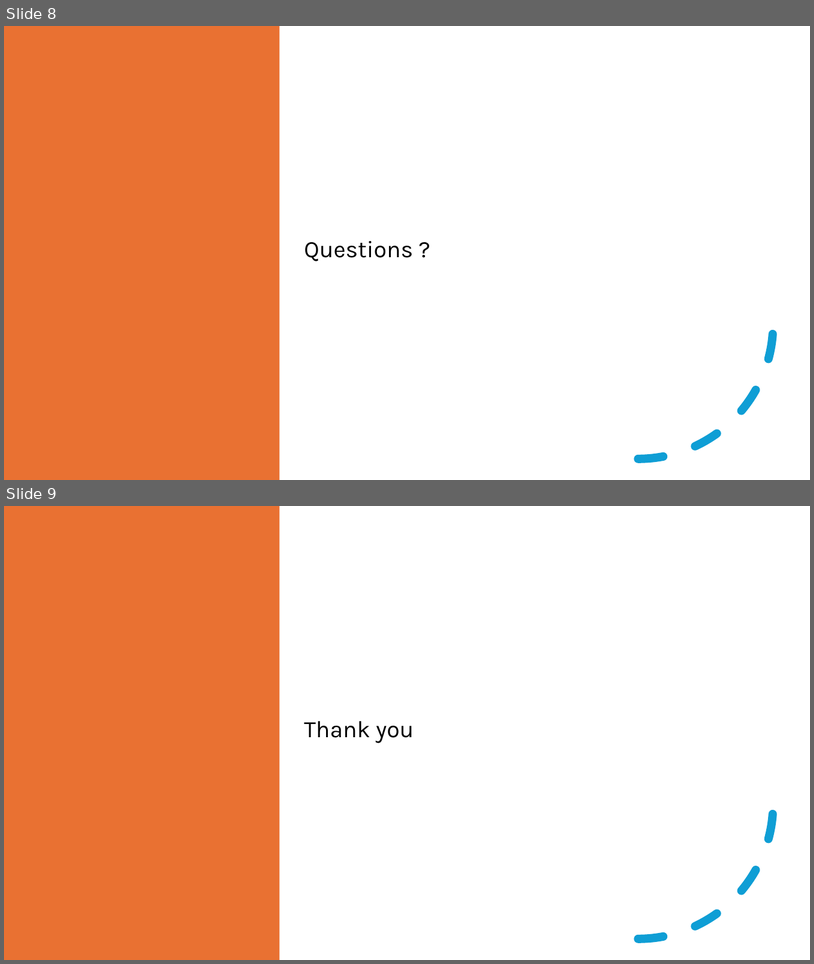
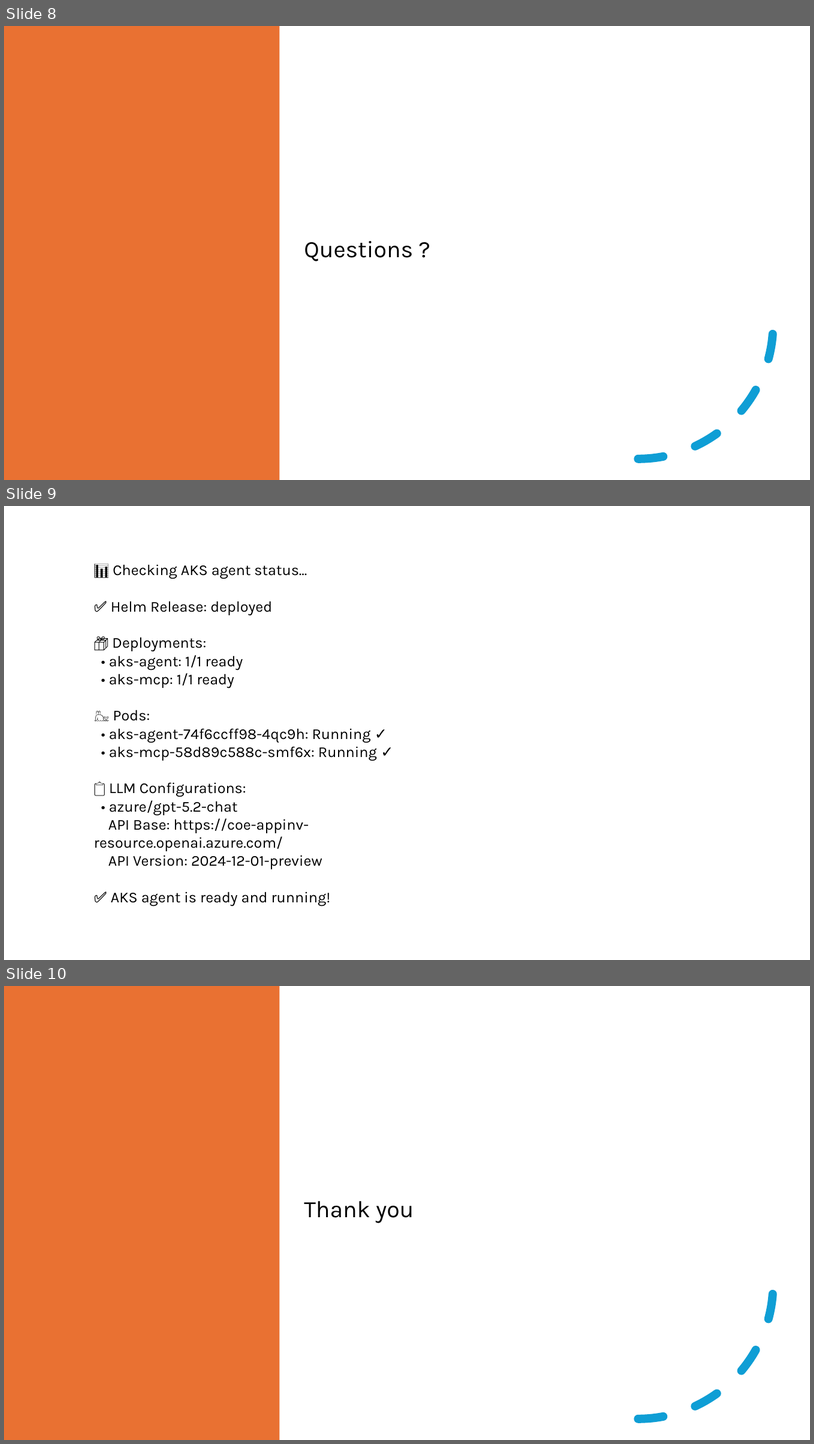
Before and after one commit to fhbilgen/AKSDeepDive, a slide deck: AKS_DD_Monitoring.pptx. Shown one above the other, each under a label of ours: slides 8 and 9 before the commit, slides 8, 9 and 10 after it. The pictures are 814x964 and 814x1444 pixels, drawn with LibreOffice and Linux fonts; fonts in the diff are those of the drawing. Boxes give left, top, right and bottom in pixels: in the first picture for what was removed or moved away, otherwise in the second. Text is boxed around its words. In the diff, an @@ line names an element or a change of style, - is before the commit and + after.

```diff
--- a/AKS_DD_Monitoring.pptx
+++ b/AKS_DD_Monitoring.pptx
@@ slide 9 added at <box>4,506,810,960</box>, background #FFFFFF @@
@@ text added at <box>94,564,377,906</box>, 18 pt, text #000000 @@
+📊 Checking AKS agent status...
+✅ Helm Release: deployed
+📦 Deployments:
+• aks-agent: 1/1 ready
+• aks-mcp: 1/1 ready
+🐳 Pods:
+• aks-agent-74f6ccff98-4qc9h: Running ✓
+• aks-mcp-58d89c588c-smf6x: Running ✓
+📋 LLM Configurations:
+• azure/gpt-5.2-chat
+API Base: https://coe-appinv-resource.openai.azure.com/
+API Version: 2024-12-01-preview
+✅ AKS agent is ready and running!
@@ what was slide 9 is now slide 10 @@
```
Also in this commit, not shown: 11 other files.
